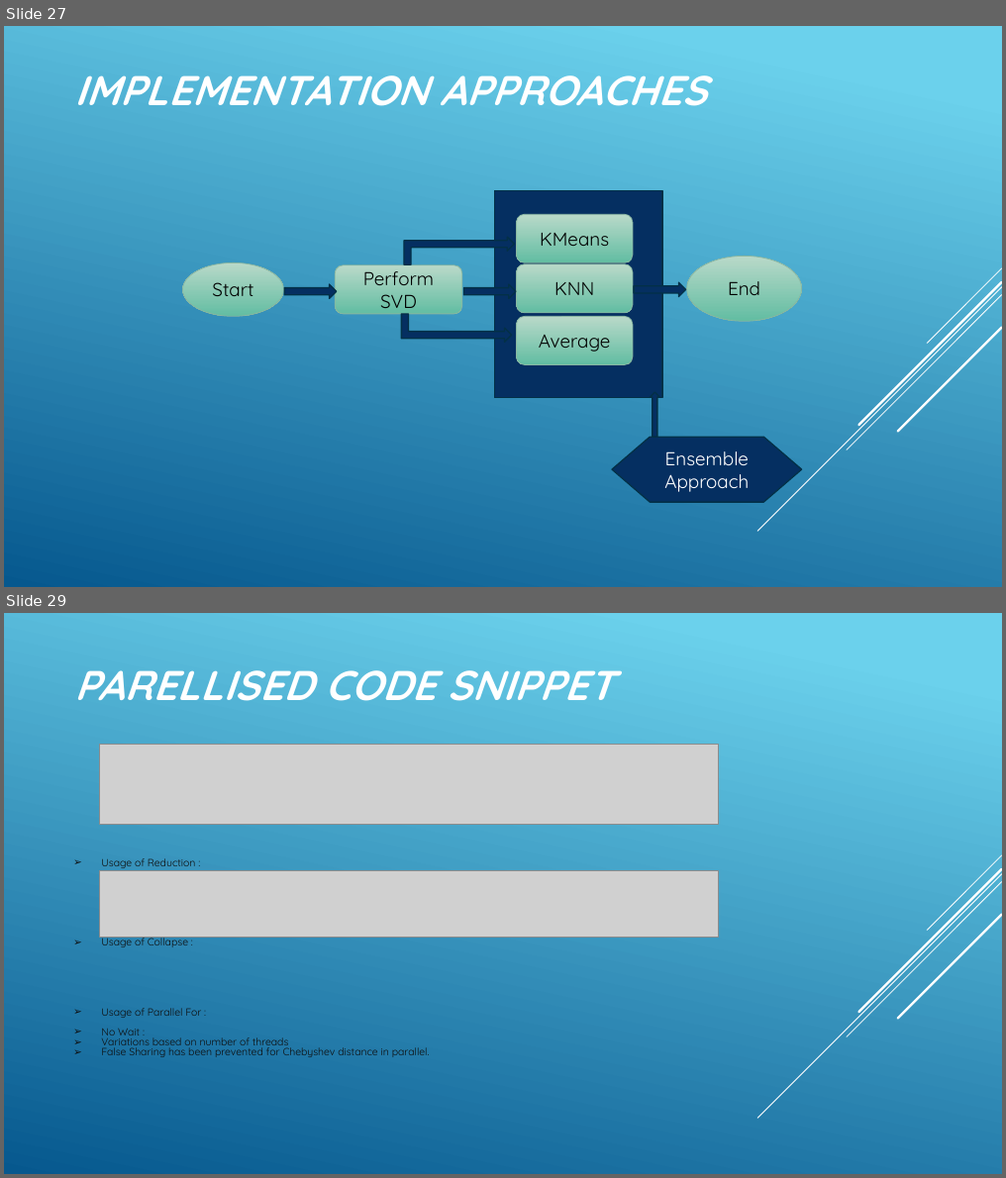
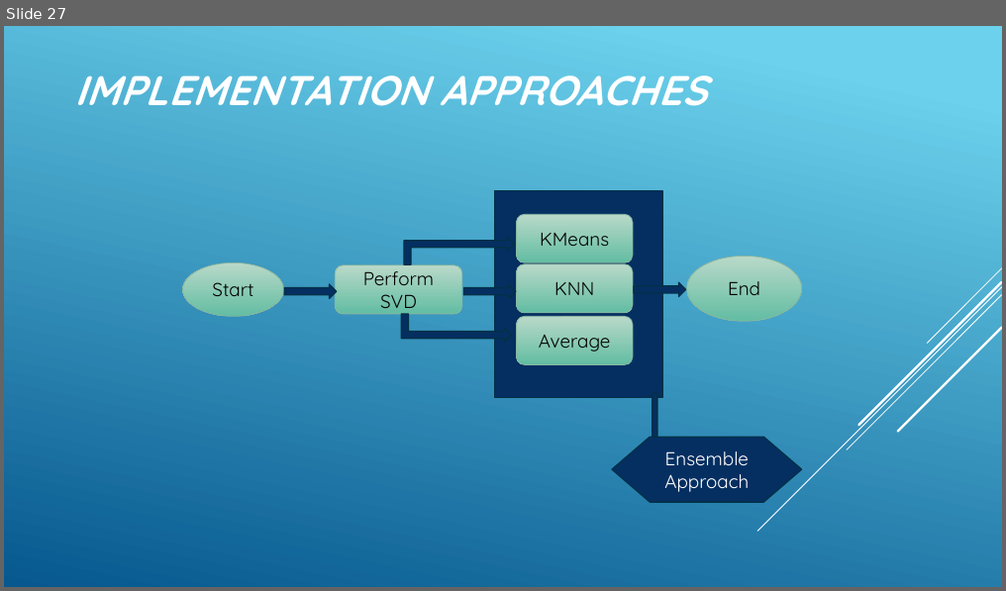
Before and after one commit to chittaranjan-rath/Parallel-Face-Recognition, a slide deck: Parellel_Face_Recognition_New.pptx. Shown one above the other, each under a label of ours: slides 27 and 29 before the commit, slide 27 after it; the slides between them are not shown. The pictures are 1006x1178 and 1006x591 pixels, drawn with LibreOffice and Linux fonts; fonts in the diff are those of the drawing; grey boxes stand for pictures. Boxes give left, top, right and bottom in pixels: in the first picture for what was removed or moved away, otherwise in the second. Text is boxed around its words. In the diff, an @@ line names an element or a change of style, - is before the commit and + after.

```diff
--- a/Parellel_Face_Recognition_New.pptx
+++ b/Parellel_Face_Recognition_New.pptx
@@ slide 29 removed at <box>4,613,1002,1174</box>, background gradient #6ED2EB to #06588E; not listed: 5 template elements that a slide beside it also shows @@
@@ text removed at <box>74,670,614,701</box> @@
-PARELLISED CODE SNIPPET
@@ picture removed at <box>100,744,718,824</box> @@
@@ picture removed at <box>100,870,718,937</box> @@
@@ text removed at <box>101,859,430,1058</box> @@
-  ➢ Usage of Reduction :
-  ➢ Usage of Collapse :
-  ➢ Usage of Parallel For :
-  ➢ No Wait :
-  ➢ Variations based on number of threads
-  ➢ False Sharing has been prevented for Chebyshev distance in parallel.
```
Also in this commit, not shown: 3 slides changed, 2 other slides removed.
